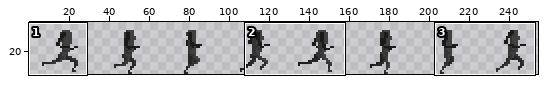
Sprite sheet: aseperite textures/run cycle.png. Above, an overview of the earlier version with the close-up marked.
Close-up. Before the commit:
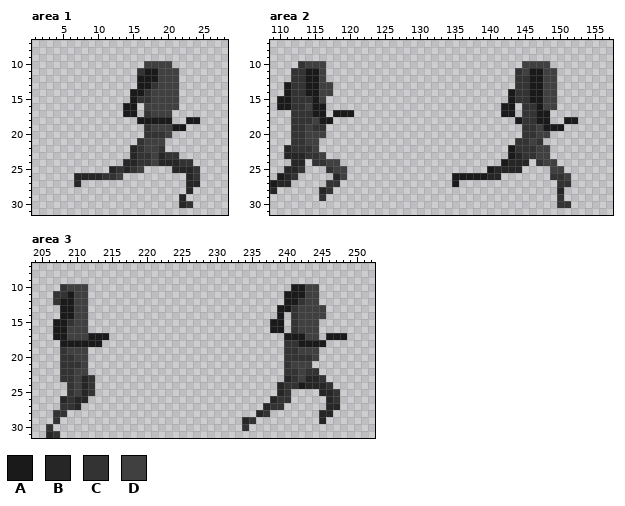
The file is 256x32 pixels. Shown: area 1: x 1..28, y 7..31; area 2: x 109..157, y 7..31; area 3: x 204..252, y 7..31. The wide view leaves out empty margins. The commit also changed other parts of the picture, which this record leaves out.
Palette (. is transparent): A #1a1a1a  B #262626  C #333333  D #404040
Pixels before, area 1, first column x 7:
10 ..........DDDD....
11 .........CAADDD...
12 .........AAADDD...
13 .........AACDDD...
14 ........AACDDDD...
15 ........ACCDDDD...
16 .......AA.DDDDD...
17 .......AA.CDDD....
18 .........AAAAA..AA
19 ..........CDDDAA..
20 ..........CCCD....
21 .........CDDD.....
22 ........BCDDC.....
23 ........BCCDBCC...
24 .......BBCCDBBBCC.
25 .....BCBCD....BBBC
26 BBBBCCD.........BC
27 B...............BB
28 ................B.
29 ...............B..
30 ...............BC.
Pixels before, area 2, first column x 109:
10 ....CDDD............................DDDD....
11 ...CCAAD...........................CDAADD...
12 ...CCAAD...........................CCAADD...
13 ..ACCAADD..........................CCAADD...
14 ..ACCAADD.........................ACCAADD...
15 .AACCCAD..........................ACCAADD...
16 .AACCDAA.........................AA.CCADD...
17 ...CCCAA.AAA.....................AA.CCAA....
18 ...CCCDAA..........................ACCAA..AA
19 ...CCDCC............................CCDAAA..
20 ...CCDDD............................CCDD....
21 ...CCDD............................CCDC.....
22 ..BCCCD...........................ACCCDD....
23 ..BBBCCD..........................ABCCDD....
24 ...BB.CCDD.......................ABBB.CDD...
25 ..BBC...CDD....................ABBBB....DD..
26 .ABC.....BD...............AAAAABB.......CCD.
27 ABB.....CC................A..............CC.
28 B......BC................................B..
29 .......C.................................C..
30 .........................................CC.
Pixels before, area 3, first column x 206:
10 ..CDDD.............................AADD....
11 .CCADD............................AAADD....
12 .CAADD............................AACDD....
13 ..AADD...........................AACDDDD...
14 ..AADD...........................A.CDDDD...
15 .AACDD..........................AA.CDDD....
16 .AADDD..........................AA.CDDD....
17 .AADDDAAA.........................AAADD.AAA
18 ..AAAAAA..........................CCAAAA...
19 ..CDDD............................CCDDD....
20 ..CCDD............................CCCCD....
21 ..CCCD............................CDDD.....
22 ..CCDD............................CCDCC....
23 ..CCDBC...........................BCDBBC...
24 ...CDBC..........................BCCABBBC..
25 ...CDBC..........................BC....BBC.
26 ..BCBB..........................BCC.....BC.
27 ..CCB..........................BCC......BB.
28 .CC...........................BC.......BB..
29 .C..........................BC.........B...
30 C...........................C..............
31 BC.........................................
Once edited:
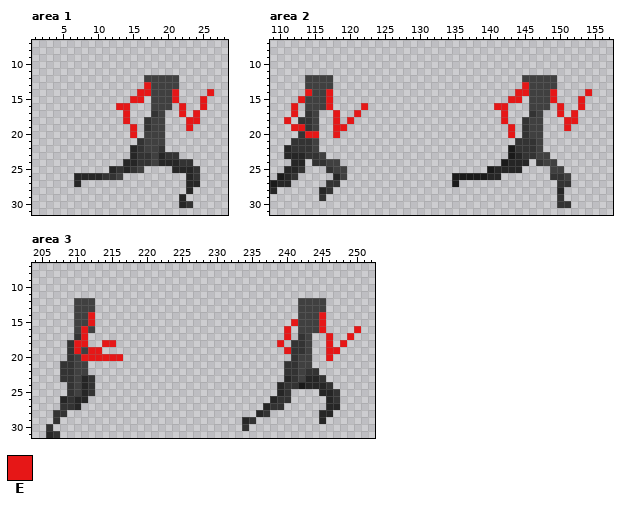
Colours new in this view: E #e61717
Difference:
Area 1:
y 10: x 17..20 DDDD -> ....
y 11: x 16..21 CAADDD -> ......
y 12: x 16..18 AAA -> .DD
y 13: x 16..18 AAC -> .ED
y 14: x 15..17 AAC -> .EE; x 21 D -> E; x 26 . -> E
y 15: x 15..17 ACC -> EE.; x 21 D -> E; x 25 . -> E
y 16: x 13..15 .AA -> EE.; x 17 D -> .; x 21..22 D. -> .E; x 25 . -> E
y 17: x 14..15 AA -> E.; x 17..18 CD -> .C; x 20 D -> .; x 22 . -> E; x 24 . -> E
y 18: x 14 . -> E; x 16..20 AAAAA -> .CDD.; x 23..24 AA -> EE
y 19: x 15 . -> E; x 20..23 DAA. -> ...E
y 20: x 15 . -> E; x 17..20 CCCD -> DDD.
Area 2:
y 10: x 113..116 CDDD -> ....; x 145..148 DDDD -> ....
y 11: x 112..116 CCAAD -> .....; x 144..149 CDAADD -> ......
y 12: x 112..115 CCAA -> ..DD; x 117 . -> D; x 144..147 CCAA -> .DDD
y 13: x 111..115 ACCAA -> ...DD; x 144..147 CCAA -> .EDD
y 14: x 111..115 ACCAA -> ...ED; x 117 D -> E; x 143..147 ACCAA -> .EEDD; x 149 D -> E; x 154 . -> E
y 15: x 110..115 AACCCA -> ...EDD; x 117 . -> E; x 143..147 ACCAA -> EE.DD; x 149 D -> E; x 153 . -> E
y 16: x 110..113 AACC -> ..E.; x 115..117 AA. -> DDE; x 122 . -> E; x 141..143 .AA -> EE.; x 145..147 CCA -> .DD; x 149..150 D. -> .E; x 153 . -> E
y 17: x 112..113 CC -> E.; x 115..116 AA -> D.; x 118..121 AAA. -> E..E; x 142..143 AA -> E.; x 145 C -> .; x 147..148 AA -> D.; x 150 . -> E; x 152 . -> E
y 18: x 111..112 .C -> E.; x 116..118 AA. -> ..E; x 120 . -> E; x 142 . -> E; x 144 A -> .; x 146..148 CAA -> DD.; x 151..152 AA -> EE
y 19: x 112..116 CCDCC -> EECD.; x 118..119 .. -> EE; x 143 . -> E; x 146 C -> D; x 148..151 AAA. -> ...E
y 20: x 112 C -> .; x 114..116 DDD -> EE.; x 118 . -> E; x 143 . -> E; x 146 C -> D; x 148 D -> .
y 21: x 114 D -> C; x 146..147 DC -> CD
y 22: x 148 D -> .
Area 3:
y 10: x 208..211 CDDD -> ....; x 241..244 AADD -> ....
y 11: x 207..211 CCADD -> .....; x 240..244 AAADD -> .....
y 12: x 207..209 CAA -> ...; x 212 . -> D; x 240..242 AAC -> ..D; x 245 . -> D
y 13: x 208..209 AA -> ..; x 212 . -> D; x 239..241 AAC -> ...
y 14: x 208..209 AA -> ..; x 212 . -> E; x 239 A -> .; x 241 C -> .; x 245 D -> E
y 15: x 207..209 AAC -> ...; x 212 . -> E; x 238..239 AA -> ..; x 241 C -> E; x 245 . -> E
y 16: x 207..209 AAD -> ...; x 211..212 D. -> ED; x 238..241 AA.C -> ..E.; x 245 . -> E; x 250 . -> E
y 17: x 207..214 AADDDAAA -> ...CE...; x 240..242 AAA -> E.C; x 244 D -> .; x 246..249 AAA. -> E..E
y 18: x 208..215 AAAAAA.. -> .CEE..EE; x 239..240 .C -> E.; x 242..246 AAAA. -> CD..E; x 248 . -> E
y 19: x 208..210 CDD -> .CE; x 212..213 .. -> EE; x 240 C -> E; x 242 D -> C; x 244 D -> .; x 246..247 .. -> EE
y 20: x 208 C -> .; x 211..216 D..... -> EEEEEE; x 240 C -> .; x 242..244 CCD -> DD.; x 246 . -> E
y 21: x 210 C -> D; x 241 D -> C
Where, in picture pixels (left, top, right, bottom), the same in both close-ups:
changed: (116, 61, 214, 138)
changed: (277, 61, 368, 145)
changed: (494, 61, 592, 152)
changed: (53, 284, 123, 368)
changed: (270, 284, 361, 368)
